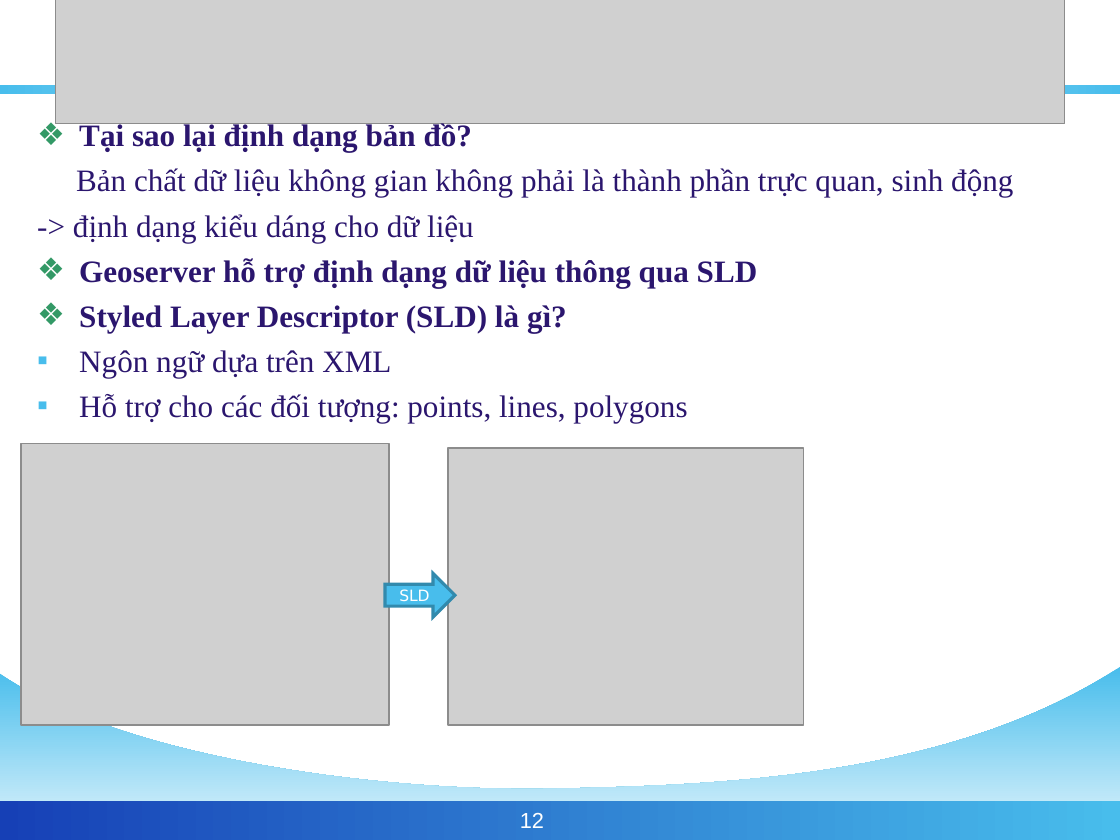
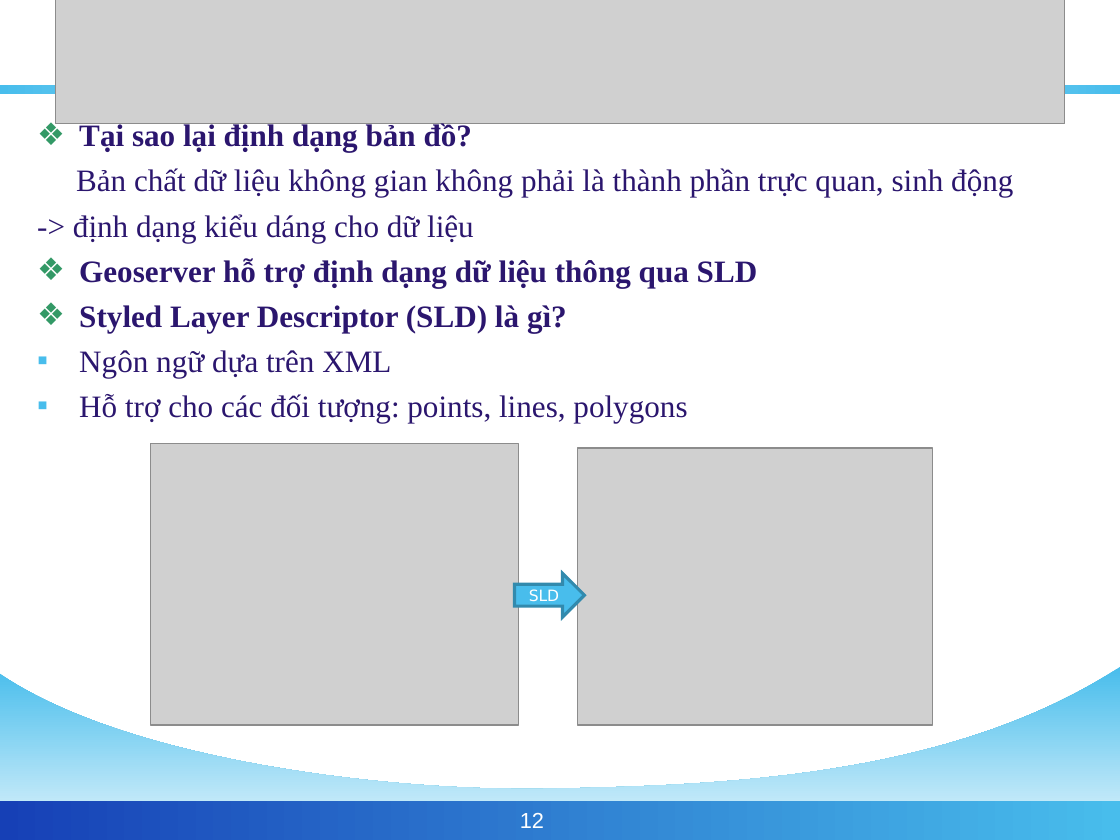
Before and after one commit to phamngsinh/cantho-webgis, a slide deck: slide 12 of Document/Bao Cao/BaoCaoLuanVan2.ppt. Drawn at 1120x840 pixels with LibreOffice and Linux fonts; fonts in the diff are those of the drawing; grey boxes stand for pictures; background and template pictures are left out. Boxes give left, top, right and bottom in pixels: in the first picture for what was removed or moved away, otherwise in the second. Text is boxed around its words. In the diff, an @@ line names an element or a change of style, - is before the commit and + after.

```diff
--- a/Document/Bao Cao/BaoCaoLuanVan2.ppt
+++ b/Document/Bao Cao/BaoCaoLuanVan2.ppt
@@ 2 pictures, 1 right arrow: place and size @@
-2 pictures, 1 right arrow at box(21, 444, 803, 725)
+2 pictures, 1 right arrow at box(151, 444, 932, 725)
```
Also in this commit, not shown: 2 other slides changed.
